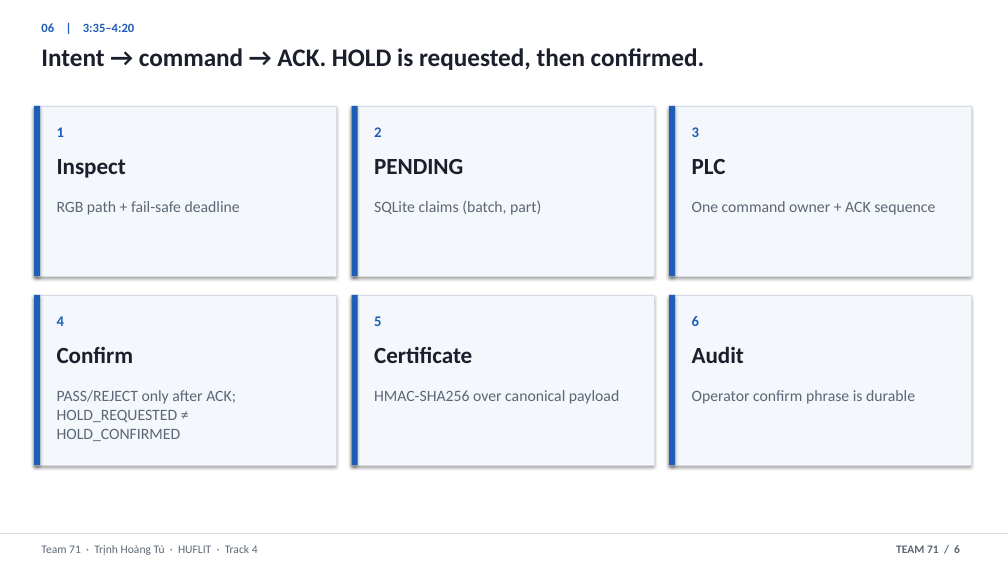
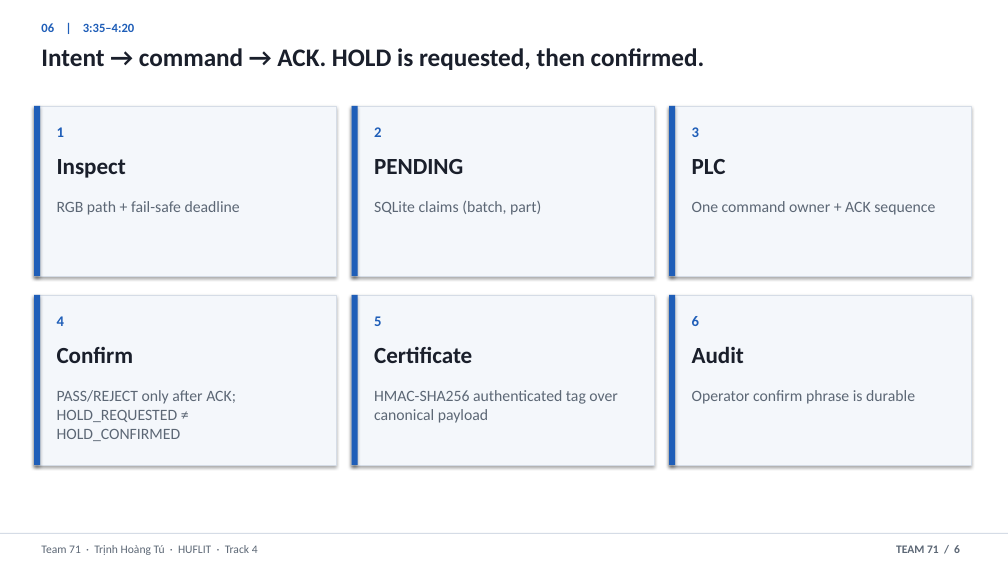
Before and after one commit to thtcsec/securecoating-vision, a slide deck: slide 6 of SecureCoating-Vision_Final_Defense_6min.pptx. Drawn at 1008x567 pixels with LibreOffice and Linux fonts; fonts in the diff are those of the drawing. Boxes give left, top, right and bottom in pixels: in the first picture for what was removed or moved away, otherwise in the second. Text is boxed around its words. In the diff, an @@ line names an element or a change of style, - is before the commit and + after.

```diff
--- a/SecureCoating-Vision_Final_Defense_6min.pptx
+++ b/SecureCoating-Vision_Final_Defense_6min.pptx
@@ text at box(374, 390, 617, 423): text changed @@
-HMAC-SHA256 over canonical payload
+HMAC-SHA256 authenticated tag over canonical payload
```
Also in this commit, not shown: 2 other slides changed, 7 other files.
